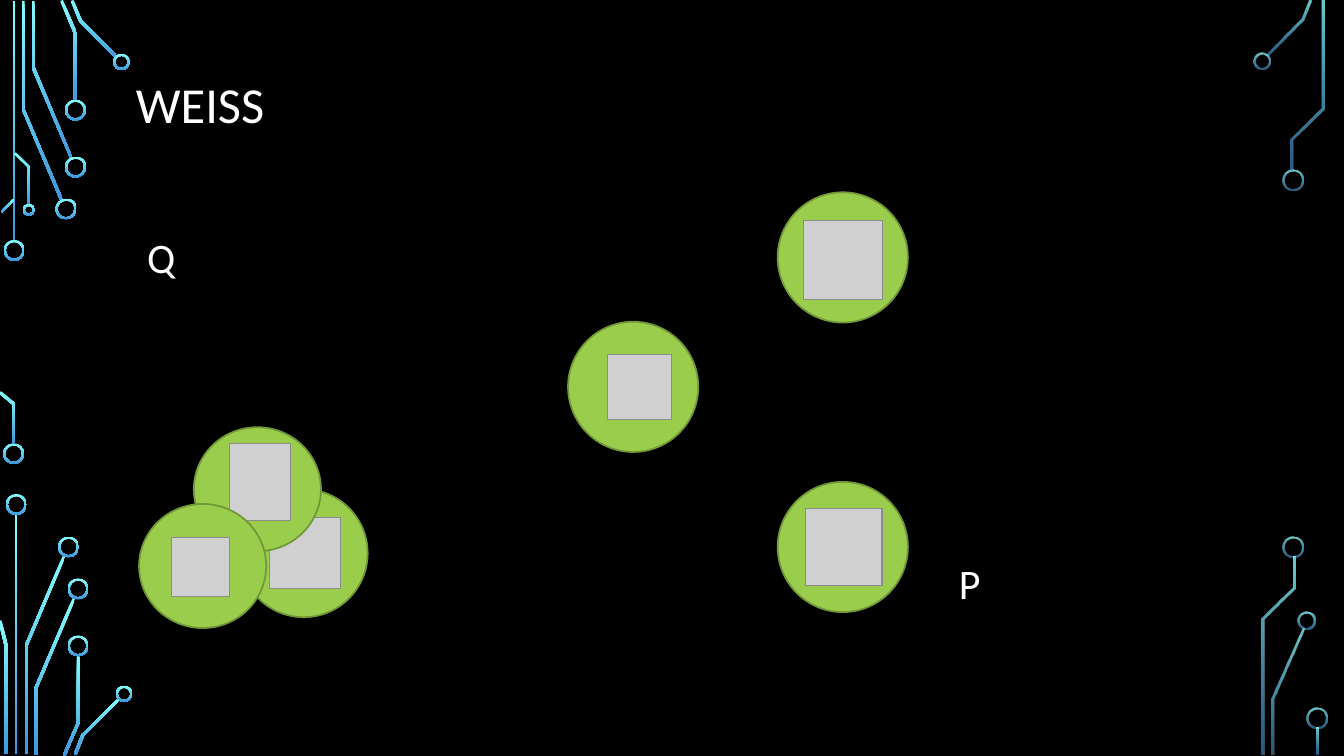
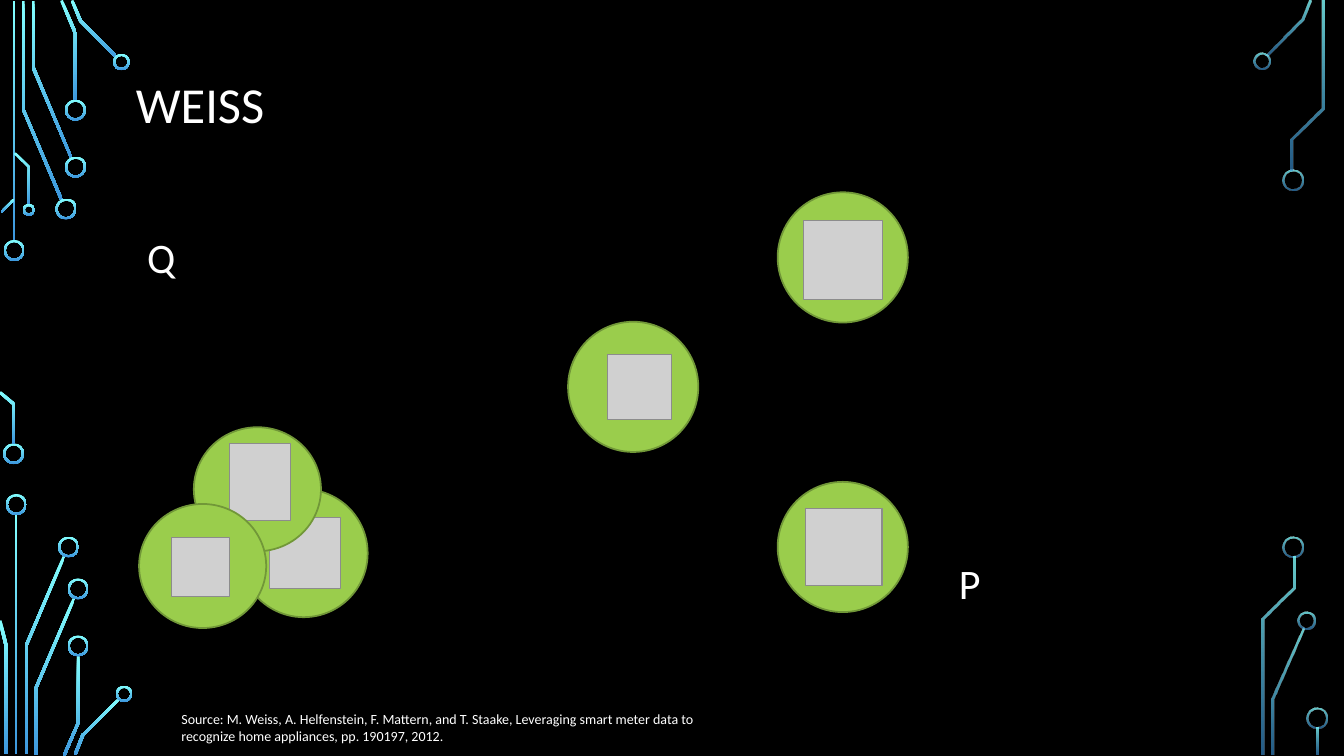
Before and after one commit to RuneHeick/Speciale, a slide deck: slide 15 of Præsentation/presentation.pptx (slide 14 before the commit). Drawn at 1344x756 pixels with LibreOffice and Linux fonts; fonts in the diff are those of the drawing; grey boxes stand for pictures; background and template pictures are left out. Boxes give left, top, right and bottom in pixels: in the first picture for what was removed or moved away, otherwise in the second. Text is boxed around its words. In the diff, an @@ line names an element or a change of style, - is before the commit and + after.

```diff
--- a/Præsentation/presentation.pptx
+++ b/Præsentation/presentation.pptx
@@ text added at <box>181,714,693,744</box>, 10 pt, text #FFFFFF @@
+Source: M. Weiss, A. Helfenstein, F. Mattern, and T. Staake, Leveraging smart meter data to
+recognize home appliances, pp. 190197, 2012.
```
Also in this commit, not shown: 13 other slides changed, 2 slides added, 1 slide removed, 1 other file.
